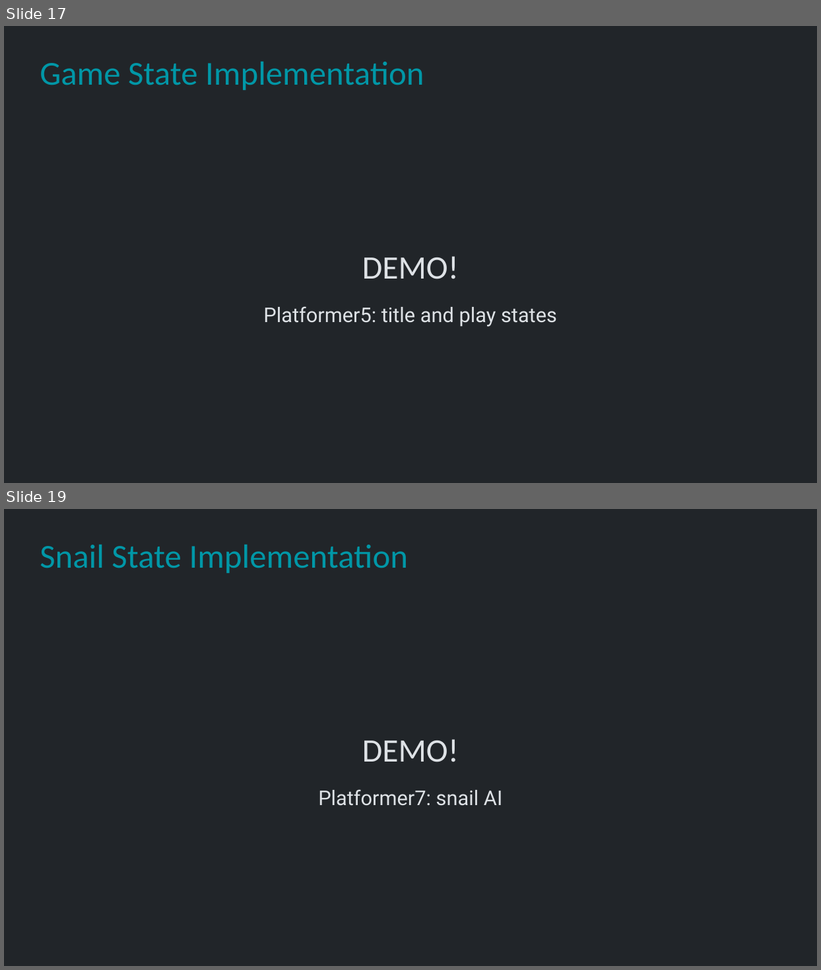
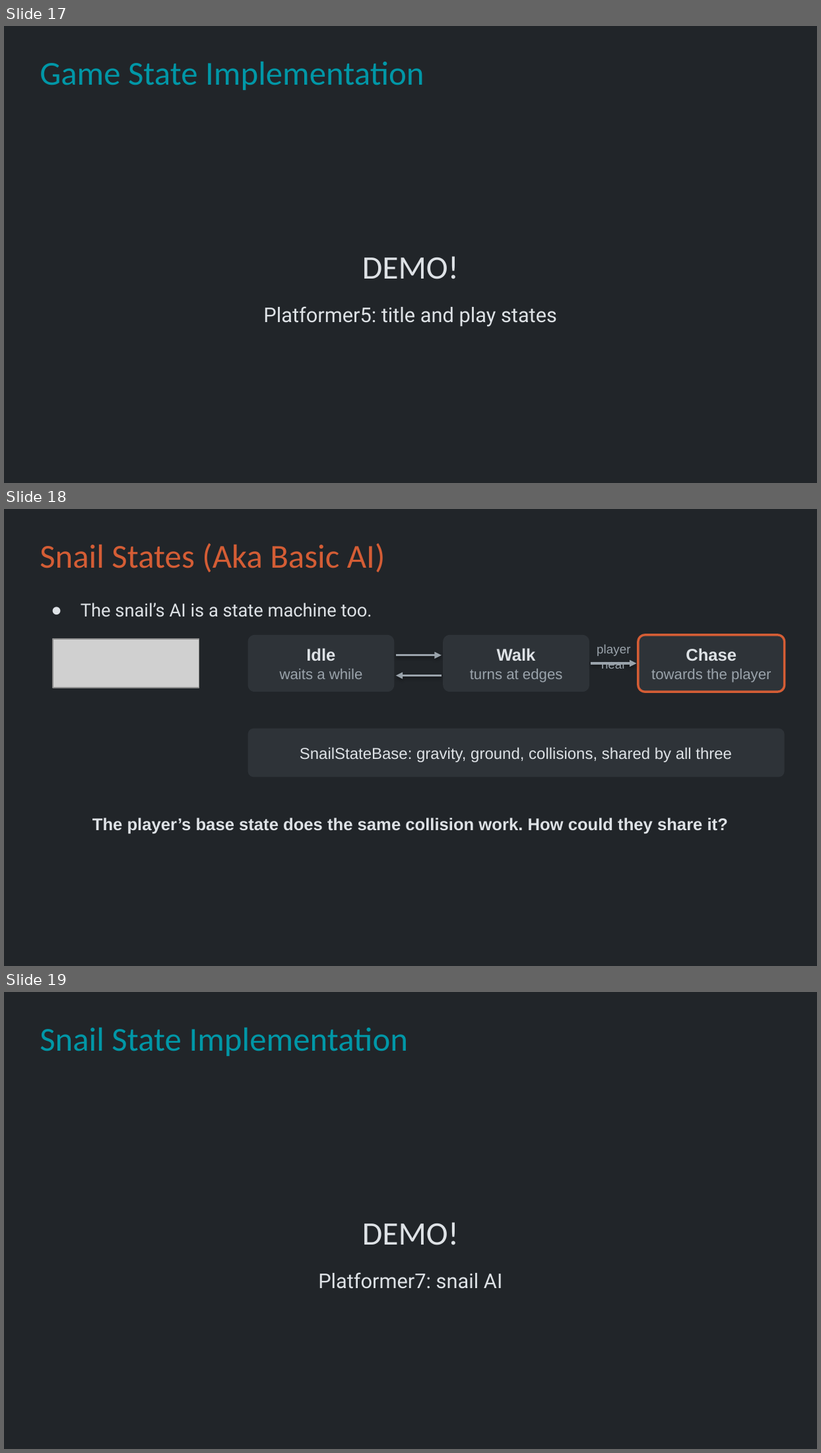
Before and after one commit to Metamate/gar, a slide deck: slides/06 Super Mario Bros.pptx. Shown one above the other, each under a label of ours: slides 17 and 19 before the commit, slides 17, 18 and 19 after it; the slides between them are not shown. The pictures are 821x970 and 821x1453 pixels, drawn with LibreOffice and Linux fonts; fonts in the diff are those of the drawing; grey boxes stand for pictures. Boxes give left, top, right and bottom in pixels: in the first picture for what was removed or moved away, otherwise in the second. Text is boxed around its words. In the diff, an @@ line names an element or a change of style, - is before the commit and + after.

```diff
--- a/slides/06 Super Mario Bros.pptx
+++ b/slides/06 Super Mario Bros.pptx
@@ slide 18 added at (4,509,817,966), background #212529 @@
@@ title added at (40,543,385,572), 29.7 pt, text #D45D35 @@
+Snail States (Aka Basic AI)
@@ text added at (81,603,372,617), 16 pt, text #DEE2E6 @@
+● The snail’s AI is a state machine too.
@@ picture added at (53,639,199,688) @@
@@ rounded rectangle added at (248,635,394,692), fill #2E3338, 13 pt, text #9AA3AB @@
+Idle
+waits a while
@@ rounded rectangle added at (443,635,589,692), fill #2E3338, 13 pt, text #9AA3AB @@
+Walk
+turns at edges
@@ text added at (597,644,630,669), 11 pt, text #9AA3AB @@
+player near
@@ rounded rectangle added at (638,635,785,692), fill #2E3338, outline #D45D35 2 pt, 13 pt, text #9AA3AB @@
+Chase
+towards the player
@@ arrow added from (396, 656) to (442, 656), #9AA3AB 2 pt @@
@@ arrow added from (591, 663) to (636, 663), #9AA3AB 2 pt @@
@@ arrow added from (442, 676) to (396, 676), #9AA3AB 2 pt @@
@@ rounded rectangle added at (248,729,785,778), fill #2E3338, 14 pt, text #DEE2E6 @@
+SnailStateBase: gravity, ground, collisions, shared by all three
@@ text added at (92,818,728,834), 15 pt, text #DEE2E6, bold @@
+The player’s base state does the same collision work. How could they share it?
```
Also in this commit, not shown: 4 slides changed, 4 other slides added, 4 slides removed.
